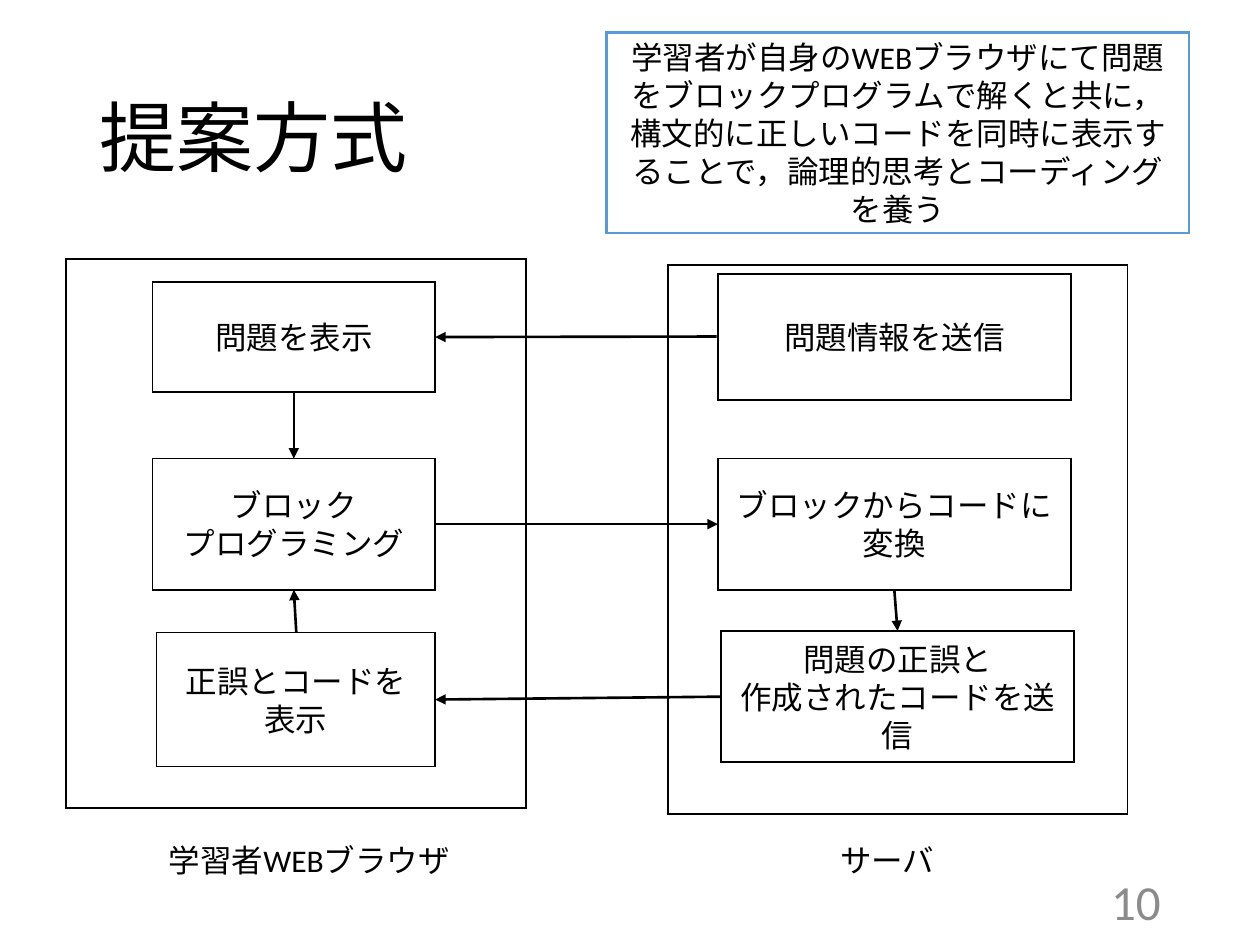
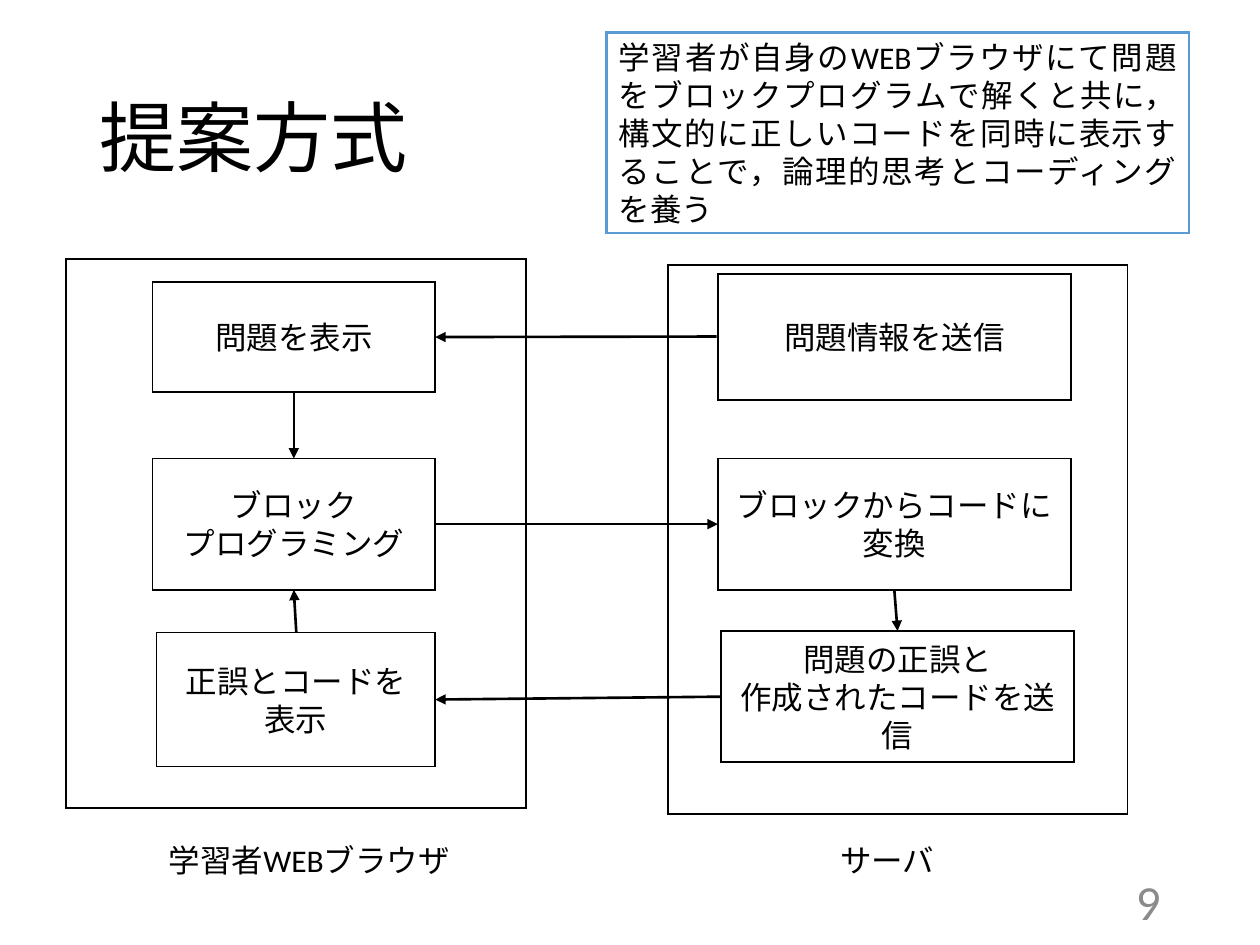
Before and after one commit to kait-takanolab/1821121-shimaoka-thesis, a slide deck: slide 9 of 1821121_shimaoka_tyuukan.pptx (slide 10 before the commit). Drawn at 1260x945 pixels with LibreOffice and Linux fonts; fonts in the diff are those of the drawing. Boxes give left, top, right and bottom in pixels: in the first picture for what was removed or moved away, otherwise in the second. Text is boxed around its words. In the diff, an @@ line names an element or a change of style, - is before the commit and + after.

```diff
--- a/1821121_shimaoka_tyuukan.pptx
+++ b/1821121_shimaoka_tyuukan.pptx
@@ rectangle "学習者が自身のWEBブラウザにて問題をブロックプログラムで解くと共に，構文的に正しいコードを同時に表示することで，論理的 ..." at <box>606,33,1188,233</box>: alignment centre to justified @@
@@ page number at <box>1136,888,1161,920</box>: text changed @@
-10
+9
```
Also in this commit, not shown: 8 other slides changed.
